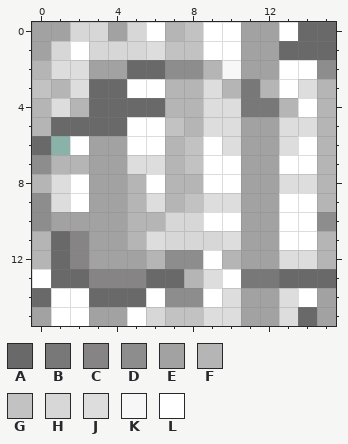
Pixel-art file: Assets/Sprites/Game/Floors/Tile_Wall_Schoo_Al.aseprite. Above is the file before it was changed.
16x16 pixels, 1 frame. Colours within 5 levels of each other are drawn and written as one.
Palette (. is transparent): A #696969  B #787878  C #868484  D #8d8d8d  E #a2a2a2  F #b5b5b5  G #c2c2c2  H #d7d7d7  J #dddddd  K #f7f7f7  L #ffffff
Pixels before, first column x 0:
 0 EEHHEHLFGLLEELAA
 1 EHLHHHJGGLLEEAAA
 2 FJJEEAADDFKEELLD
 3 GFJAALLFFJFBFLJF
 4 FJFAAAAFFJJBBFLF
 5 FAAAALLGFJJEEJJF
 6 A.LEELLFGLJEEJLF
 7 DFFEEJJFGLLEELLF
 8 FJLEEFLFFLLEEJJF
 9 DJLEEFJFGJJEELLF
10 DEEEEFFHHLLEELLD
11 FACEEFJHHHJEELLF
12 FACEEEFDDLFEEJJF
13 LAACCCAAFJLBBAAA
14 ALLAAALDDLJEEJLE
15 ELLEELHGGJJEEJAE
The result:
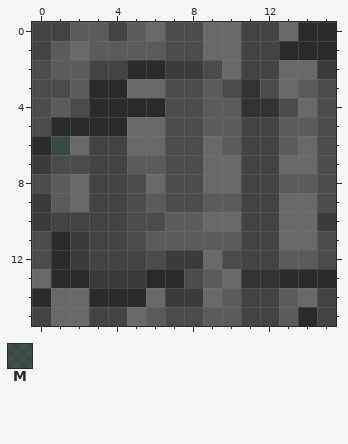
Colours new in this view: M #00000096
Edits made:
colour A: #696969 -> #2a2a2a
colour B: #787878 -> #323232
colour D: #8d8d8d -> #3b3b3b
colour E: #a2a2a2 -> #434343
colour F: #b5b5b5 -> #4b4b4b
colour J: #dddddd -> #5b5b5b
colour L: #ffffff -> #696969
y 0: x 2..3 HH -> JJ; x 5 H -> J; x 8 G -> F
y 1: x 1 H -> J; x 3..5 HHH -> JJJ; x 7..8 GG -> FF
y 2: x 10 K -> L
y 3: x 0 G -> F
y 5: x 7 G -> F
y 6: x 1 . -> M; x 8 G -> F
y 7: x 8 G -> F
y 9: x 8 G -> F
y 10: x 7..8 HH -> JJ
y 11: x 2 C -> D; x 7..9 HHH -> JJJ
y 12: x 2 C -> D
y 13: x 3..5 CCC -> DDD
y 15: x 6..8 HGG -> JFF
Pixel boxes of the changes (left, top, right, bottom) in both pictures:
changed: (32, 22, 336, 326)
